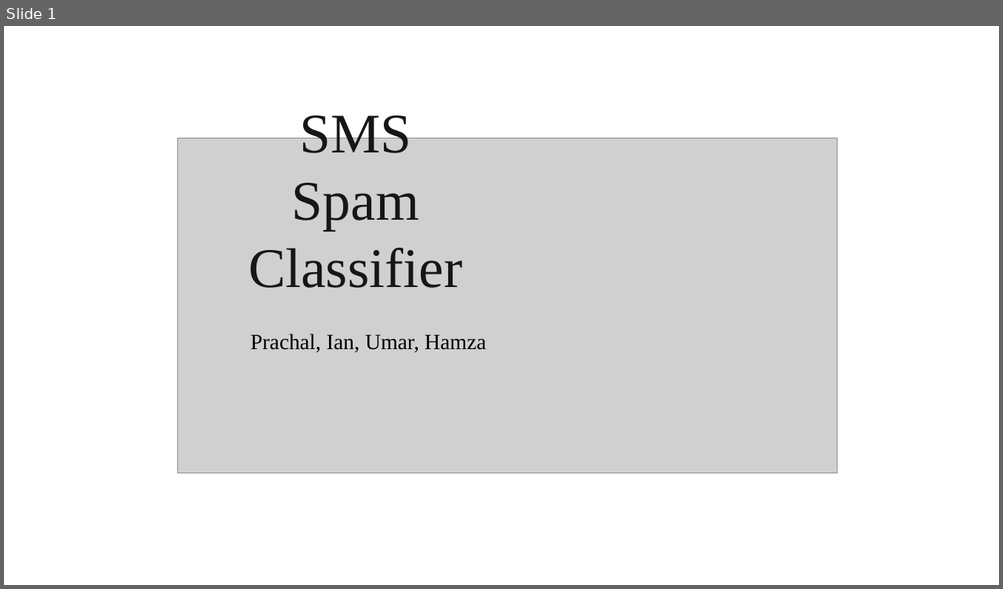
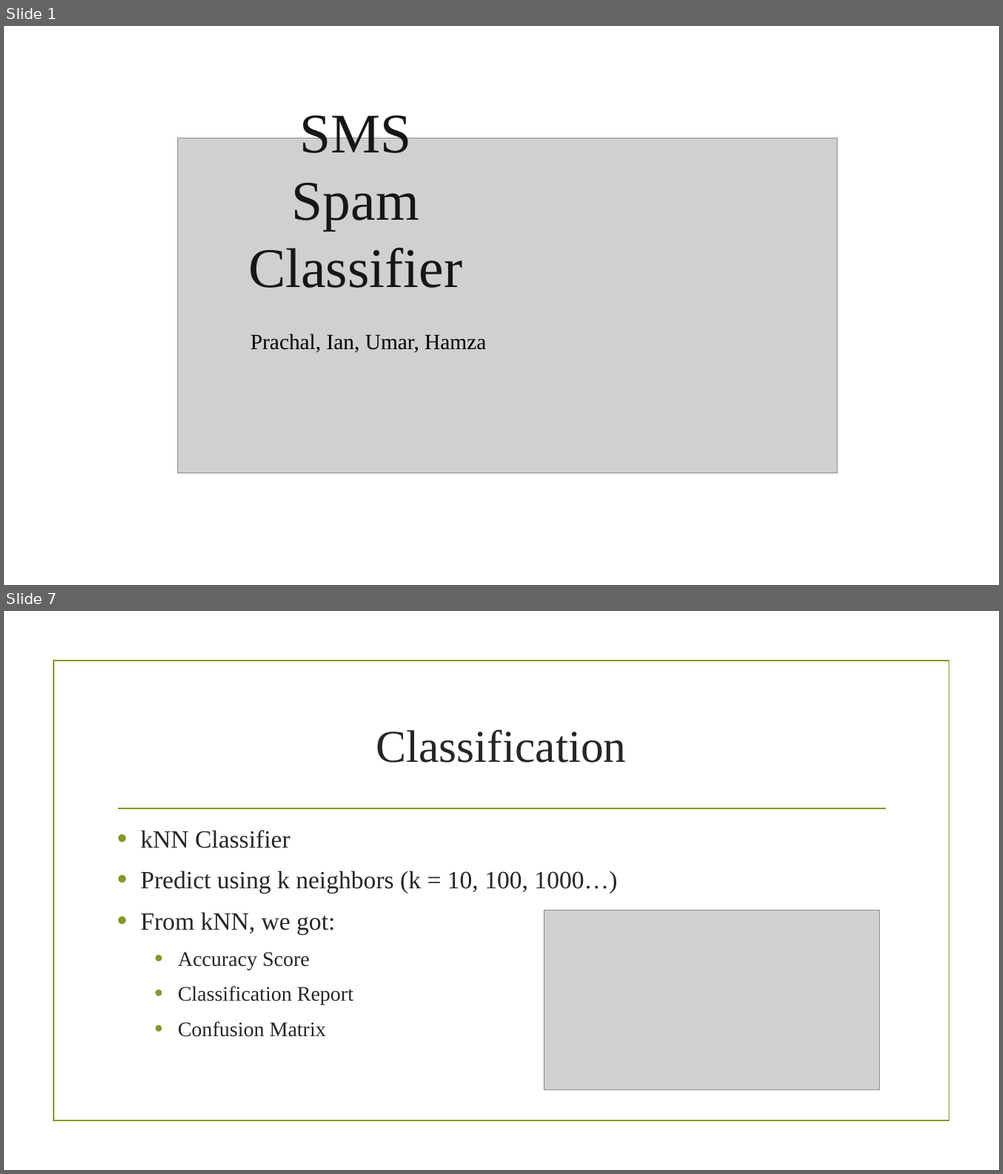
Before and after one commit to devdada/CS-418-Final-Project, a slide deck: SMS Spam Classifier.pptx. Shown one above the other, each under a label of ours: slide 1 before the commit, slides 1 and 7 after it; the slides between them are not shown. The pictures are 1003x589 and 1003x1174 pixels, drawn with LibreOffice and Linux fonts; fonts in the diff are those of the drawing; grey boxes stand for pictures; background and template pictures are left out. Boxes give left, top, right and bottom in pixels: in the first picture for what was removed or moved away, otherwise in the second. Text is boxed around its words. In the diff, an @@ line names an element or a change of style, - is before the commit and + after.

```diff
--- a/SMS Spam Classifier.pptx
+++ b/SMS Spam Classifier.pptx
@@ slide 7 added at (4,611,999,1170), background picture (left out) @@
@@ rectangle added at (54,661,948,1122), outline #83992A 1.25 pt @@
@@ title added at (375,729,626,763), 44 pt, text #262626 @@
+Classification
@@ line added from (118, 809) to (885, 809), #83992A 1.25 pt @@
@@ text added at (140,830,617,1037), 24 pt, text #262626 @@
+• kNN Classifier
+• Predict using k neighbors (k = 10, 100, 1000…)
+• From kNN, we got:
+  • Accuracy Score
+  • Classification Report
+  • Confusion Matrix
@@ picture added at (544,910,879,1091) @@
```
Also in this commit, not shown: 2 slides changed, 6 other slides added, 1 slide removed.
